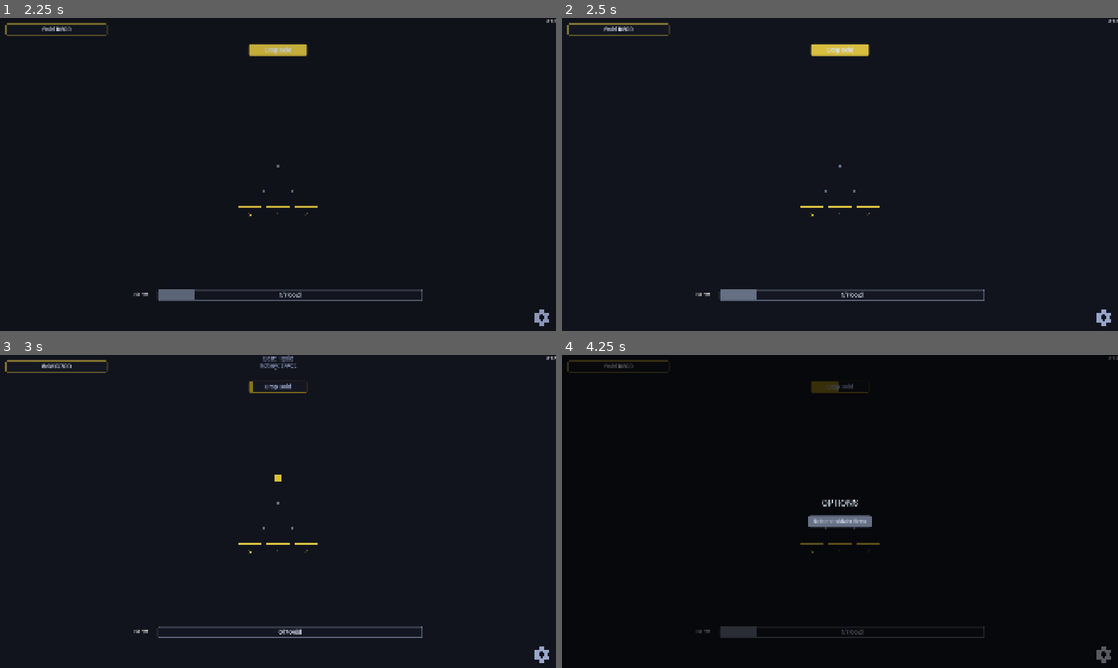
Above: before the commit, frames 1-4 (two rows, left to right).
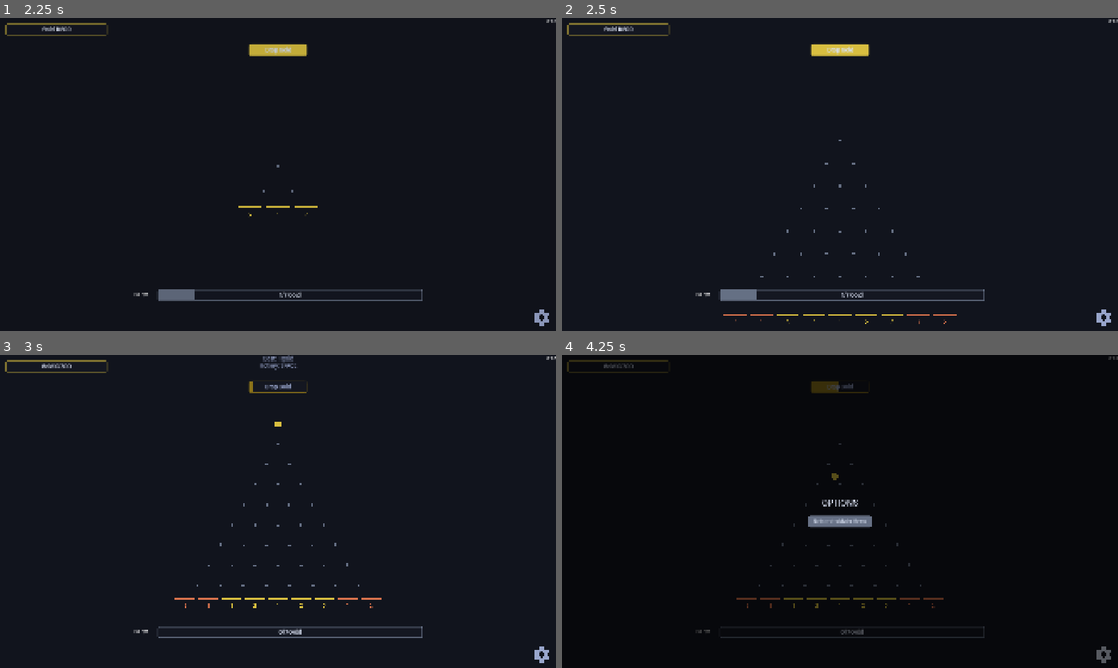
Above: after the commit, the same moments.

Repository: kjbrown-sandbox/pleenko
Game: Godot game, scene res://entities/main_menu/main_menu.tscn
Two runs of this game, one before a commit and one after it. Both use one fixed random seed, a clock stepped at 60 frames per second and the inputs below.
Inputs (mouse positions are in pixels of both pictures, inside the frame that each line leads up to):
- Up to frame 1 (2.25 s): click "Campaign" at 0.5 s; click "Campaign" at 1.25 s; tap Enter at 2 s; move the mouse to (400, 158) at 2.02 s; hold Right (board_right) from 2.03 s (still down); tap P at 2.1 s; click (400, 158) at 2.17 s
- Up to frame 2 (2.5 s): keep holding Right (board_right); tap O at 2.3 s
- Up to frame 3 (3 s): release Right (board_right) at 2.75 s; click "Drop Gold" at 2.75 s
- Up to frame 4 (4.25 s): click (1101, 655) at 3.5 s

Frame 1 is identical in both runs. In frame 2, 0.4% of the frame differs, in the area x 29-71%, y 38-98%; in frame 3, 0.5%; in frame 4, 0.7%, in the area x 7-69%, y 2-90%.

Commit message:
Add some prestige UI tweaks and helpers

Diff:
--- a/entities/main/main.gd
+++ b/entities/main/main.gd
@@ -133,6 +133,43 @@
 		SaveManager.save_game()
 	elif event.is_action_pressed("reset_game"):
 		SaveManager.reset_game()
+	elif event is InputEventKey and event.pressed and event.keycode == KEY_P:
+		_debug_test_prestige()
+	elif event is InputEventKey and event.pressed and event.keycode == KEY_O:
+		_debug_setup_prestigeable_state()
+
+
+func _debug_test_prestige() -> void:
+	var board := board_manager.get_active_board()
+	# Find an advanced bucket (one whose currency would trigger prestige)
+	for bucket in board.buckets_container.get_children():
+		if board._will_trigger_prestige(bucket.currency_type):
+			# Spawn a coin right above this bucket so it lands there on the next bounce
+			var coin: Coin = board.CoinScene.instantiate()
+			coin.coin_type = bucket.currency_type
+			coin.board = board
+			# Position one row above the bucket, aligned with it
+			var bucket_local_x: float = bucket.position.x + board.buckets_container.position.x
+			coin.position = Vector3(bucket_local_x, board.buckets_container.position.y + board.vertical_spacing + 0.3, 0)
+			board.add_child(coin)
+			coin.landed.connect(board.on_coin_landed)
+			coin.final_bounce_started.connect(board._on_final_bounce_started)
+			coin.start(Vector3(bucket_local_x, 0.2, 0))
+			print("[DEBUG] Spawned prestige test coin above bucket at x=", bucket_local_x)
+			return
+	print("[DEBUG] No prestige-triggering bucket found on active board")
+
+
+func _debug_setup_prestigeable_state() -> void:
+	var board := board_manager.get_active_board()
+	# Ensure enough rows for advanced buckets to appear (need distance_for_advanced_buckets + 1 buckets from center)
+	var min_rows: int = board.distance_for_advanced_buckets * 2 + 2
+	if board.num_rows < min_rows:
+		board.num_rows = min_rows
+	board.should_show_advanced_buckets = true
+	board.build_board()
+	board_manager._tween_camera_to_active_board()
+	print("[DEBUG] Board set to %d rows with advanced buckets visible. Press P to test prestige." % board.num_rows)
 
 
 func _setup_gear_button() -> void:
--- a/entities/prestige_animator/prestige_animator.gd
+++ b/entities/prestige_animator/prestige_animator.gd
@@ -19,6 +19,8 @@
 var _original_camera_size: float
 var _phase_elapsed: float = 0.0
 var _coin_has_landed: bool = false
+var _coin_start_y: float
+var _original_coin_color: Color
 
 
 func _ready() -> void:
@@ -31,11 +33,11 @@
 
 
 func connect_board(board: PlinkoBoard) -> void:
-	if not board.prestige_coin_landed.is_connected(_on_prestige_coin_landed):
-		board.prestige_coin_landed.connect(_on_prestige_coin_landed)
+	if not board.prestige_coin_landed.is_connected(_on_prestige_coin_final_bounce):
+		board.prestige_coin_landed.connect(_on_prestige_coin_final_bounce)
 
 
-func _on_prestige_coin_landed(coin: Coin, predicted_bucket: Bucket) -> void:
+func _on_prestige_coin_final_bounce(coin: Coin, predicted_bucket: Bucket) -> void:
 	if _is_animating:
 		return
 
@@ -54,6 +56,10 @@
 	# Store camera state for restore on abort
 	_original_camera_pos = _camera.global_position
 	_original_camera_size = _camera.size
+	_coin_start_y = coin.global_position.y
+	var mesh_instance := coin.get_node_or_null("MeshInstance3D")
+	if mesh_instance and mesh_instance.material_override:
+		_original_coin_color = mesh_instance.material_override.albedo_color
 
 	# Determine which board type is being prestiged
 	for i in range(1, TierRegistry.get_tier_count()):
@@ -102,6 +108,15 @@
 	_camera.global_position = _camera.global_position.lerp(target_cam_pos, real_delta * 3.0)
 	_camera.size = lerpf(_camera.size, t.prestige_camera_zoom_size, real_delta * 3.0)
 
+	var y_progress := (_coin_start_y - coin_world_pos.y) / maxf(_coin_start_y - _target_bucket.global_position.y, 0.01)
+	var y_eased := clampf(y_progress, 0.0, 1.0)
+	# y_eased *= y_eased  # Ease in quadratically for more dramatic slow-mo at the end of the bounce
+	Engine.time_scale = lerpf(t.prestige_slow_mo_scale, t.prestige_freeze_scale, y_eased)
+
+	var mesh_instance := _target_coin.get_node("MeshInstance3D")
+	var mat: StandardMaterial3D = mesh_instance.material_override
+	mat.albedo_color = _original_coin_color.lerp(t.resolve(VisualTheme.Palette.BG_6), y_eased)
+
 	# Transition to FREEZE when the coin actually touches the bucket
 	if _coin_has_landed:
 		_phase_elapsed = 0.0
@@ -123,8 +138,8 @@
 
 	# Scale the coin up over time to fill the screen
 	var progress: float = clampf(_phase_elapsed / t.prestige_expand_duration, 0.0, 1.0)
-	# Ease in for a smooth acceleration
-	var eased: float = progress * progress
+	# Cubic ease-in: very slow at start, accelerates dramatically toward the end
+	var eased: float = progress * progress * progress
 
 	# Calculate scale needed to fill the orthographic view.
 	# Camera.size is half the vertical extent, coin_radius is the mesh radius.
--- a/style_lab/visual_theme.gd
+++ b/style_lab/visual_theme.gd
@@ -150,10 +150,10 @@
 # ── Prestige Animation ──────────────────────────────────────────────
 @export_group("Prestige Animation")
 @export var prestige_slow_mo_scale := 0.15
-@export var prestige_freeze_scale := 0.05
+@export var prestige_freeze_scale := 0.005
 @export var prestige_slow_mo_duration := 1.5        ## Real-time seconds in slow-mo before freeze
-@export var prestige_freeze_duration := 0.5          ## Real-time seconds frozen before expand
-@export var prestige_expand_duration := 1.0          ## Real-time seconds for white flash to fill screen
+@export var prestige_freeze_duration := 1.5          ## Real-time seconds frozen before expand
+@export var prestige_expand_duration := 3.0          ## Real-time seconds for white flash to fill screen
 @export var prestige_camera_zoom_size := 2.0         ## Orthographic size when zoomed on coin
 
 
